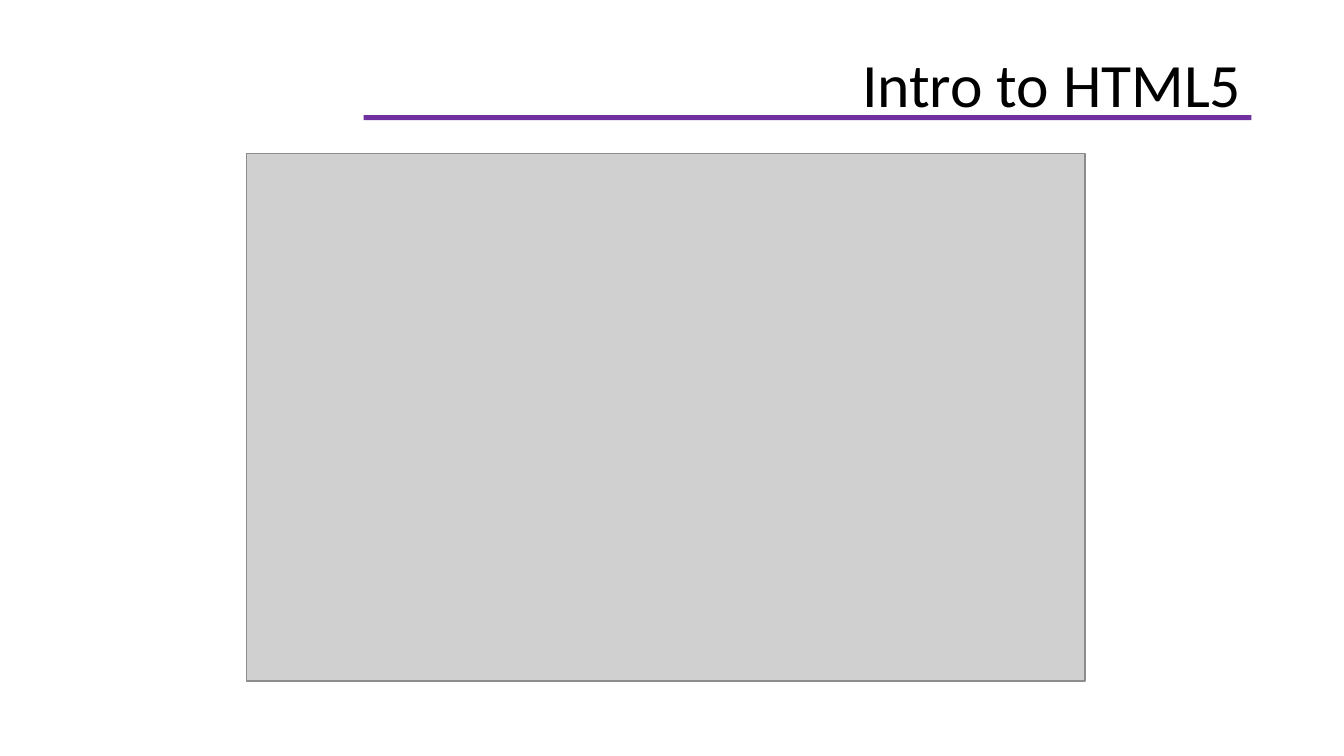
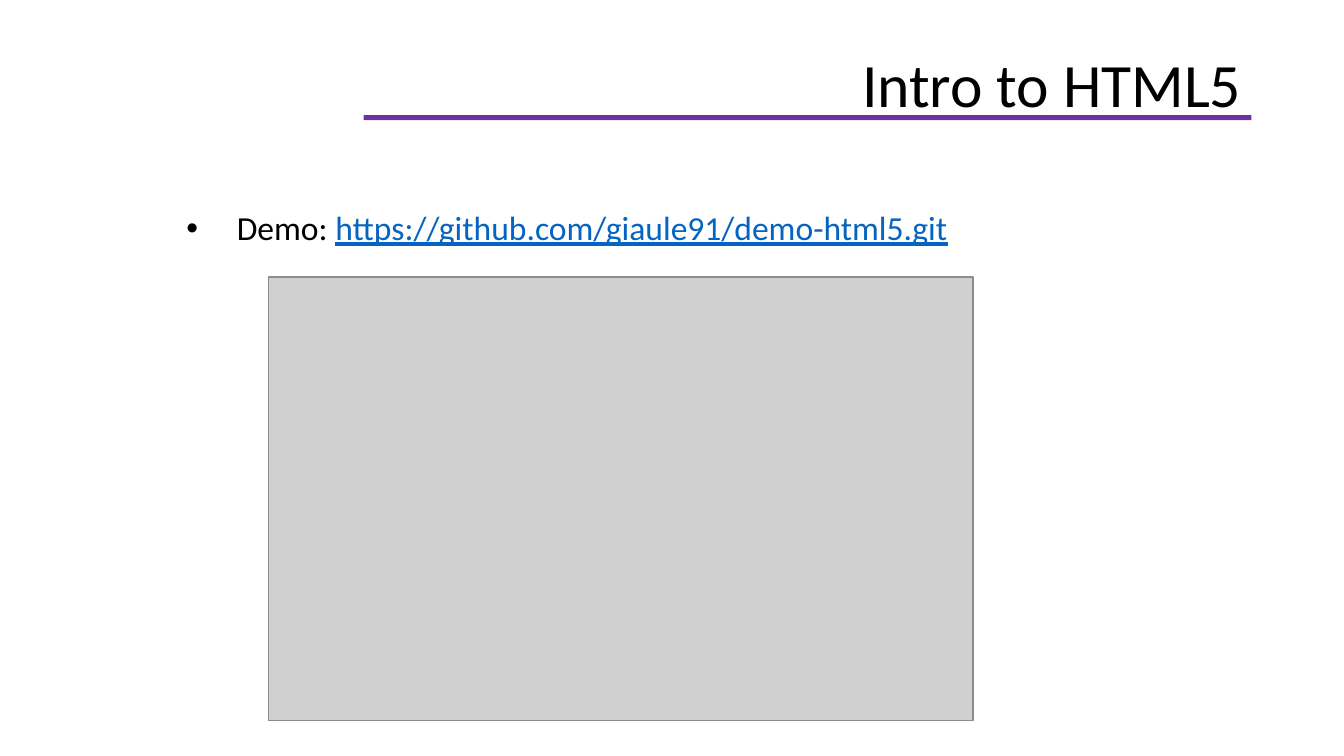
Before and after one commit to giaule91/basic-html, a slide deck: slide 23 of docs/HTML.pptx (slide 22 before the commit). Drawn at 1344x756 pixels with LibreOffice and Linux fonts; fonts in the diff are those of the drawing; grey boxes stand for pictures; background and template pictures are left out. Boxes give left, top, right and bottom in pixels: in the first picture for what was removed or moved away, otherwise in the second. Text is boxed around its words. In the diff, an @@ line names an element or a change of style, - is before the commit and + after.

Commit message:
update css demo

```diff
--- a/docs/HTML.pptx
+++ b/docs/HTML.pptx
@@ text added at <box>237,216,947,246</box>, 18 pt, text #0563C1, underline @@
+  • Demo: https://github.com/giaule91/demo-html5.git
@@ picture: place and size @@
-picture at <box>246,153,1085,681</box>
+picture at <box>269,277,973,720</box>
```
Also in this commit, not shown: 1 slide added, 6 other files.
